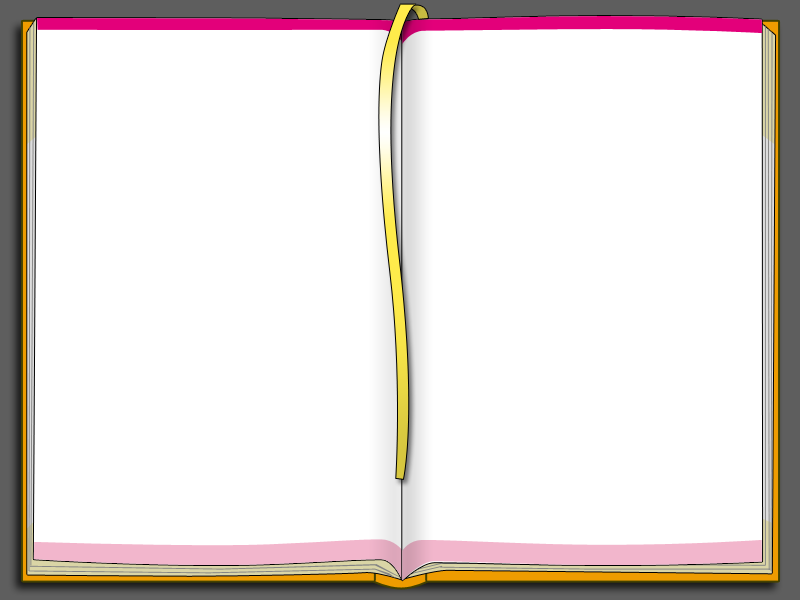
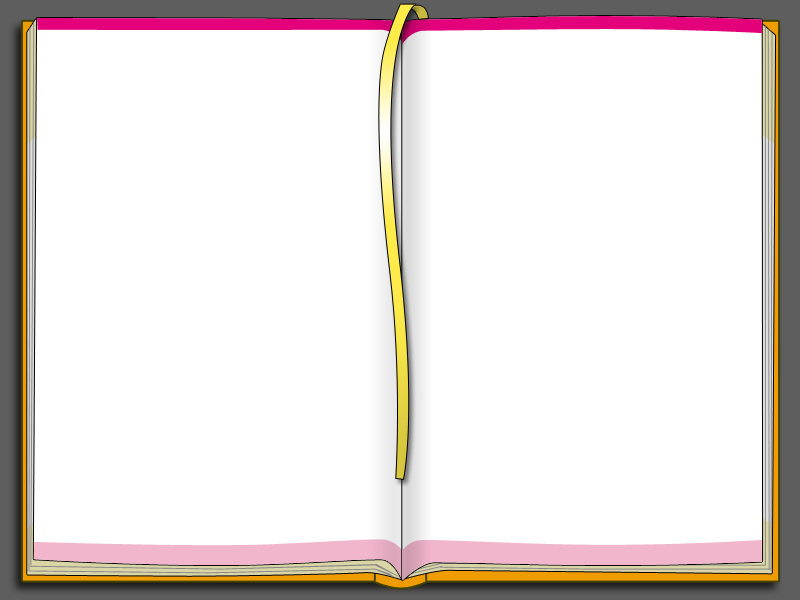
Layers edited between the first and the second 800 × 600 image:
painted on "Фигура 3 (копия) 5" over [403, 561, 585, 580]
